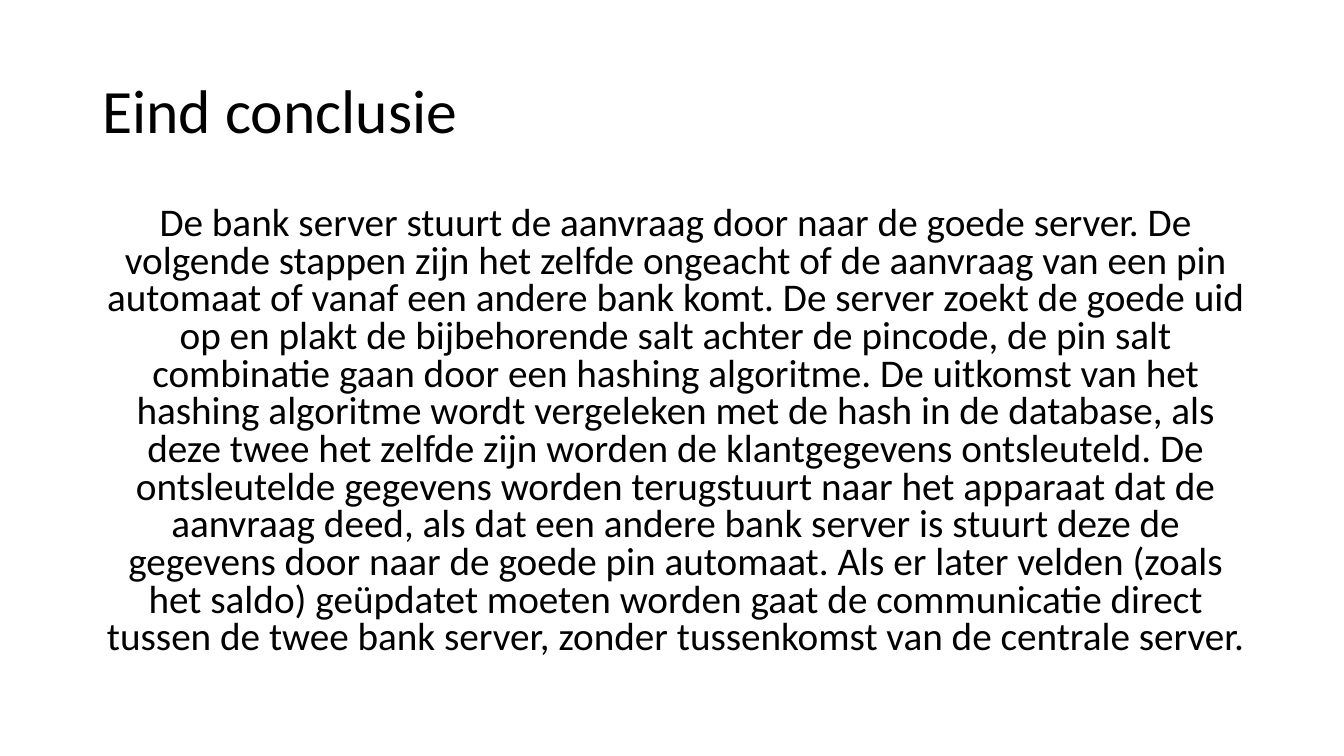
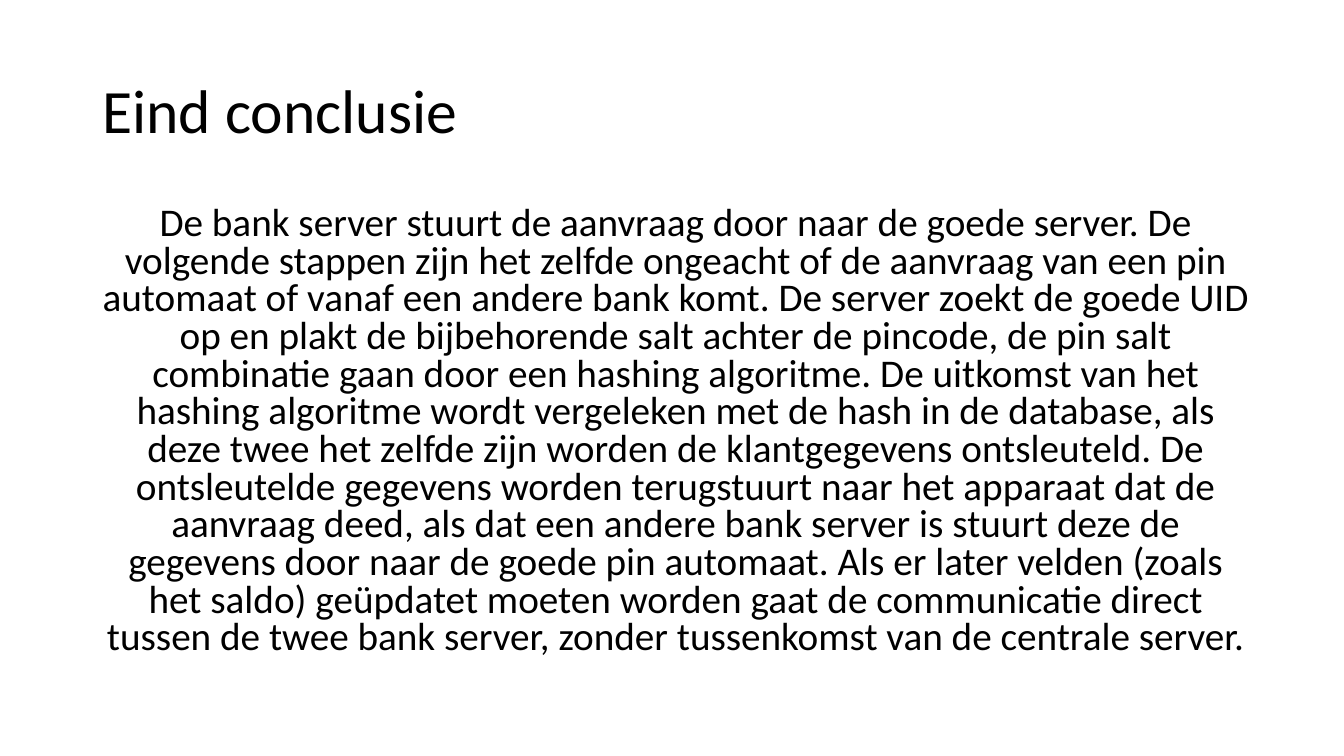
Before and after one commit to boaskalma/project4prive, a slide deck: slide 54 of voorstel centrale bank.pptx. Drawn at 1344x756 pixels with LibreOffice and Linux fonts; fonts in the diff are those of the drawing. Boxes give left, top, right and bottom in pixels: in the first picture for what was removed or moved away, otherwise in the second. Text is boxed around its words. In the diff, an @@ line names an element or a change of style, - is before the commit and + after.

```diff
--- a/voorstel centrale bank.pptx
+++ b/voorstel centrale bank.pptx
@@ text at <box>103,208,1248,655</box>: text changed @@
-De bank server stuurt de aanvraag door naar de goede server. De volgende stappen zijn het zelfde ongeacht of de aanvraag van een pin automaat of vanaf een andere bank komt. De server zoekt de goede uid op en plakt de bijbehorende salt achter de pincode, de pin salt combinatie gaan door een hashing algoritme. De uitkomst van het hashing algoritme wordt vergeleken met de hash in de database, als deze twee het zelfde zijn worden de klantgegevens ontsleuteld. De ontsleutelde gegevens worden terugstuurt naar het apparaat dat de aanvraag deed, als dat een andere bank server is stuurt deze de gegevens door naar de goede pin automaat. Als er later velden (zoals het saldo) geüpdatet moeten worden gaat de communicatie direct tussen de twee bank server, zonder tussenkomst van de centrale server.
+De bank server stuurt de aanvraag door naar de goede server. De volgende stappen zijn het zelfde ongeacht of de aanvraag van een pin automaat of vanaf een andere bank komt. De server zoekt de goede UID op en plakt de bijbehorende salt achter de pincode, de pin salt combinatie gaan door een hashing algoritme. De uitkomst van het hashing algoritme wordt vergeleken met de hash in de database, als deze twee het zelfde zijn worden de klantgegevens ontsleuteld. De ontsleutelde gegevens worden terugstuurt naar het apparaat dat de aanvraag deed, als dat een andere bank server is stuurt deze de gegevens door naar de goede pin automaat. Als er later velden (zoals het saldo) geüpdatet moeten worden gaat de communicatie direct tussen de twee bank server, zonder tussenkomst van de centrale server.
```
Also in this commit, not shown: 31 other slides changed.
